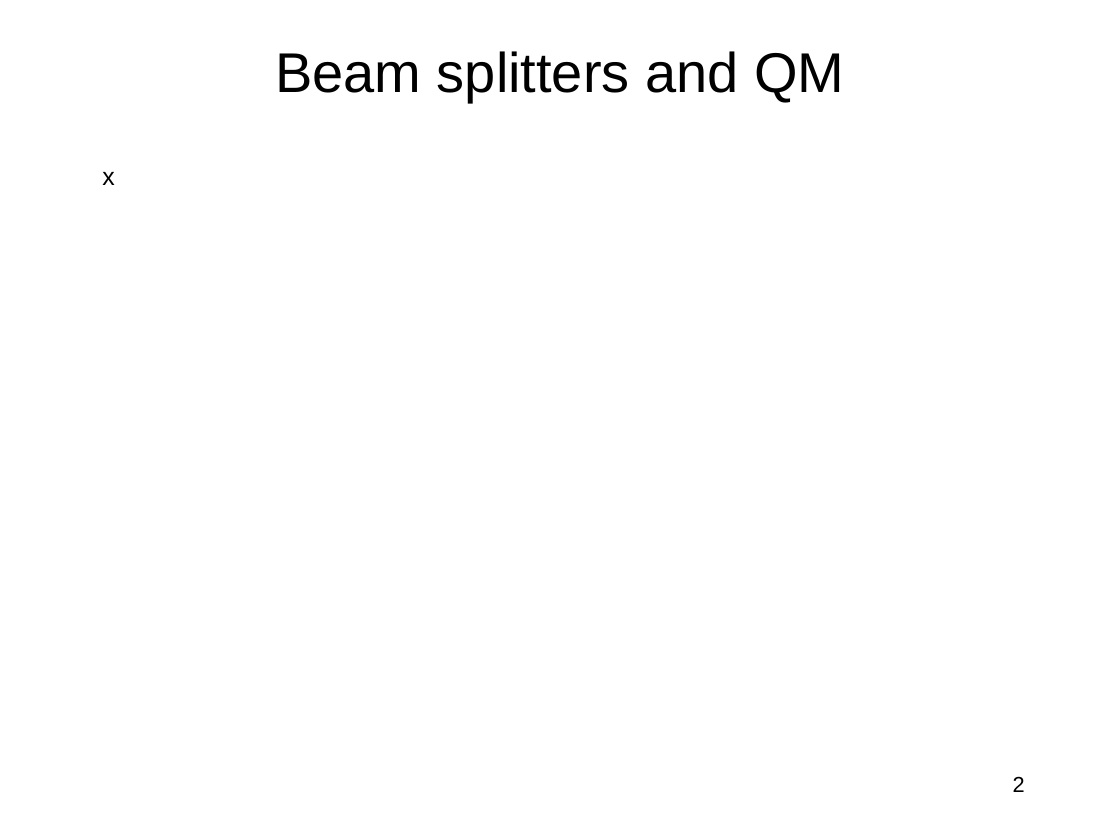
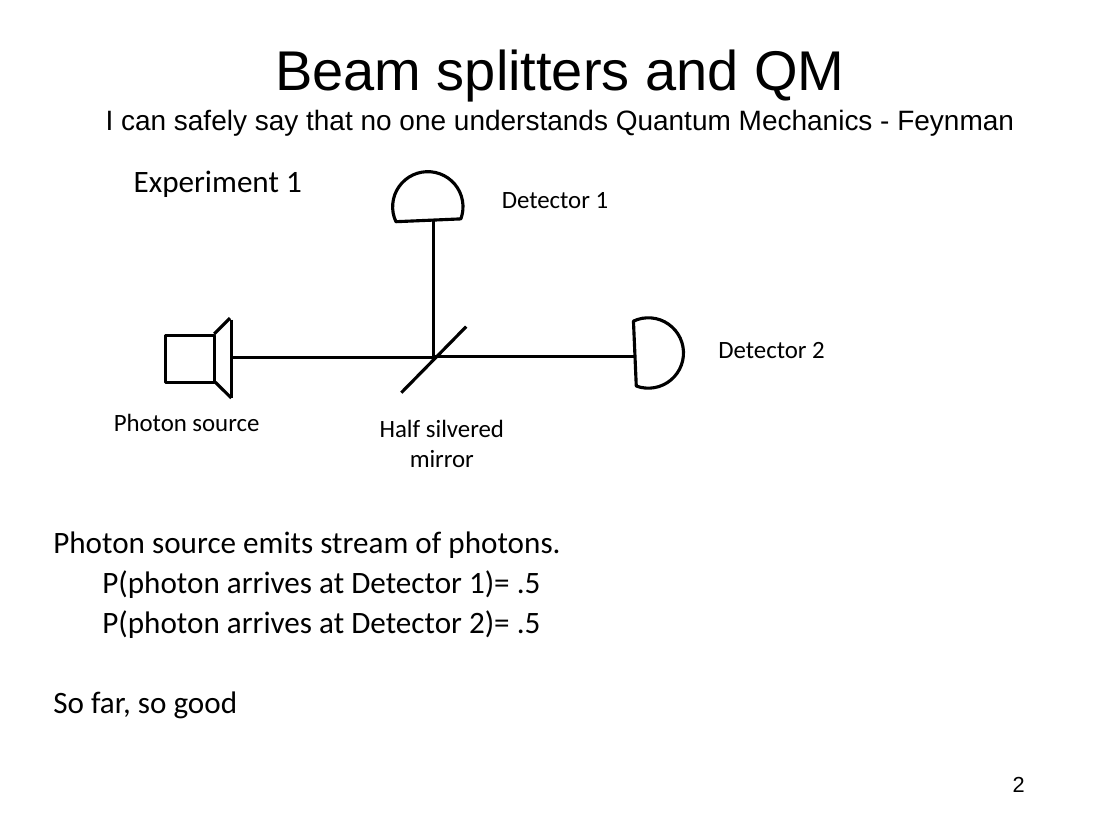
Before and after one commit to jlmucb/class_notes, a slide deck: slide 2 of BerkeleyClass/CS290Spring2013/Lectures/QC.pptx. Drawn at 1120x840 pixels with LibreOffice and Linux fonts; fonts in the diff are those of the drawing. Boxes give left, top, right and bottom in pixels: in the first picture for what was removed or moved away, otherwise in the second. Text is boxed around its words. In the diff, an @@ line names an element or a change of style, - is before the commit and + after.

```diff
--- a/BerkeleyClass/CS290Spring2013/Lectures/QC.pptx
+++ b/BerkeleyClass/CS290Spring2013/Lectures/QC.pptx
@@ title at [106, 49, 1014, 135]: text changed; size 36 to 18 pt @@
-Beam splitters and QM
+Beam splitters and QM
+I can safely say that no one understands Quantum Mechanics - Feynman
@@ text added at [134, 170, 302, 197], 20 pt, text #000000 @@
+Experiment 1
@@ chord (boxed as its full ellipse) added at [383, 161, 474, 252], outline #000000 2 pt @@
@@ text added at [502, 192, 609, 208], 16 pt, text #000000 @@
+Detector 1
@@ line added from (433, 220) to (433, 360), #000000 2 pt @@
@@ group added at [166, 318, 231, 398]: 3 lines, 1 rectangle @@
@@ line added from (401, 393) to (466, 327), #000000 2 pt @@
@@ chord (boxed as its full ellipse) added at [603, 308, 693, 399], outline #000000 2 pt @@
@@ line added from (233, 357) to (433, 357), #000000 2 pt @@
@@ line added from (435, 356) to (635, 356), #000000 2 pt @@
@@ text added at [718, 342, 825, 358], 16 pt, text #000000 @@
+Detector 2
@@ text added at [114, 413, 259, 432], 16 pt, text #000000 @@
+Photon source
@@ text added at [380, 419, 504, 467], 16 pt, text #000000 @@
+Half silvered mirror
@@ text at [53, 531, 560, 719]: text changed; size 16 to 20 pt; font Arial to Calibri @@
-  x
+Photon source emits stream of photons.
+  P(photon arrives at Detector 1)= .5
+  P(photon arrives at Detector 2)= .5
+So far, so good
```
Also in this commit, not shown: 7 other slides changed, 8 slides added, 3 slides removed.
